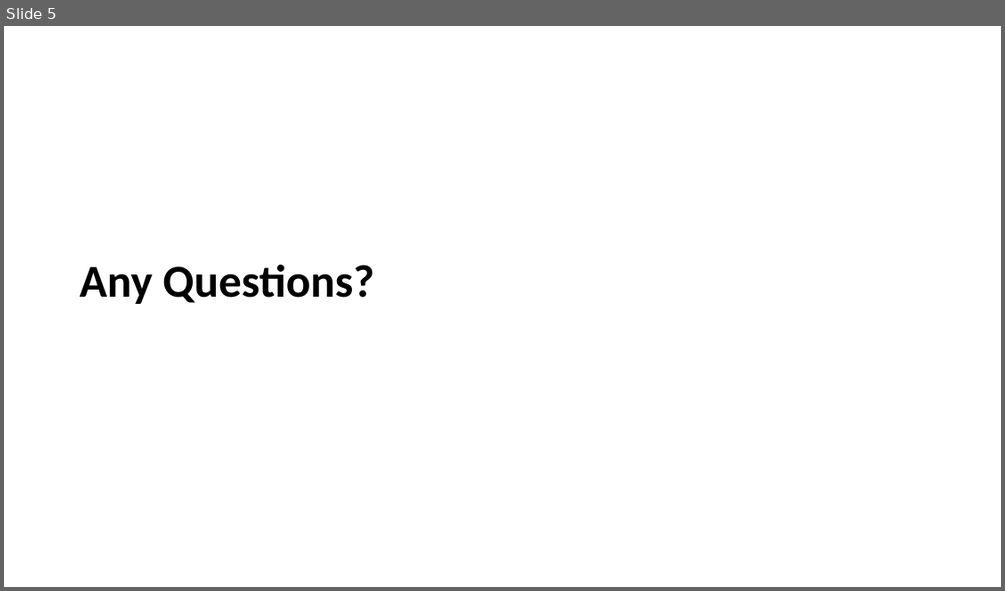
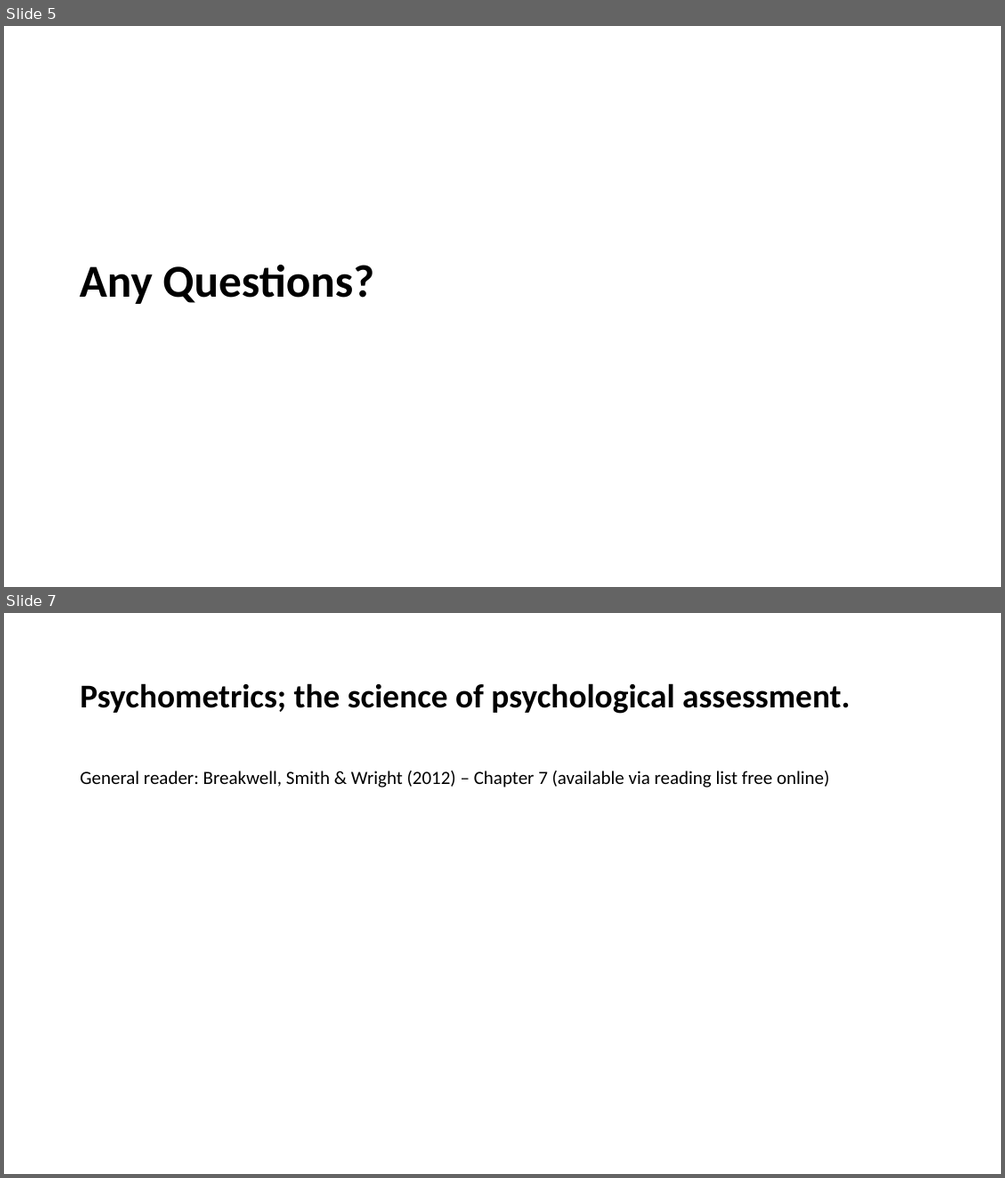
Before and after one commit to LittleMonkeyLab/PS52007Dslides, a slide deck: _site/lectures/Lecture07/Lecture07.pptx. Shown one above the other, each under a label of ours: slide 5 before the commit, slides 5 and 7 after it; the slides between them are not shown. The pictures are 1005x591 and 1005x1178 pixels, drawn with LibreOffice and Linux fonts; fonts in the diff are those of the drawing; background and template pictures are left out. Boxes give left, top, right and bottom in pixels: in the first picture for what was removed or moved away, otherwise in the second. Text is boxed around its words. In the diff, an @@ line names an element or a change of style, - is before the commit and + after.

```diff
--- a/_site/lectures/Lecture07/Lecture07.pptx
+++ b/_site/lectures/Lecture07/Lecture07.pptx
@@ slide 7 added at <box>4,613,1001,1174</box>, background #FFFFFF @@
@@ title added at <box>80,683,850,714</box>, 32 pt, text #000000, bold @@
+Psychometrics; the science of psychological assessment.
@@ text added at <box>80,771,830,787</box>, 18 pt, text #000000 @@
+General reader: Breakwell, Smith & Wright (2012) – Chapter 7 (available via reading list free online)
```
Also in this commit, not shown: 3 slides changed, 25 other slides added, 2 slides removed, 34 other files.
